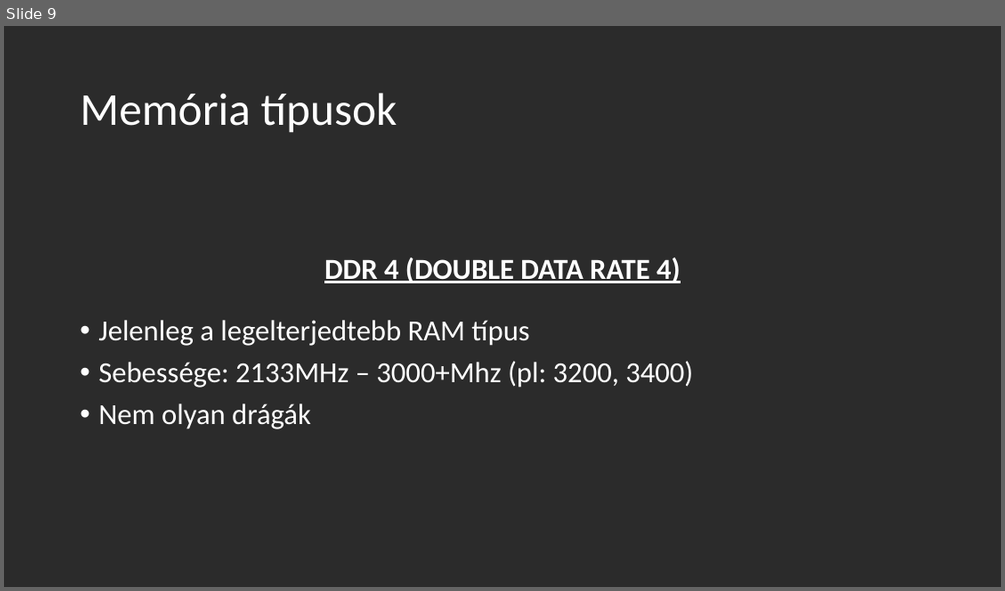
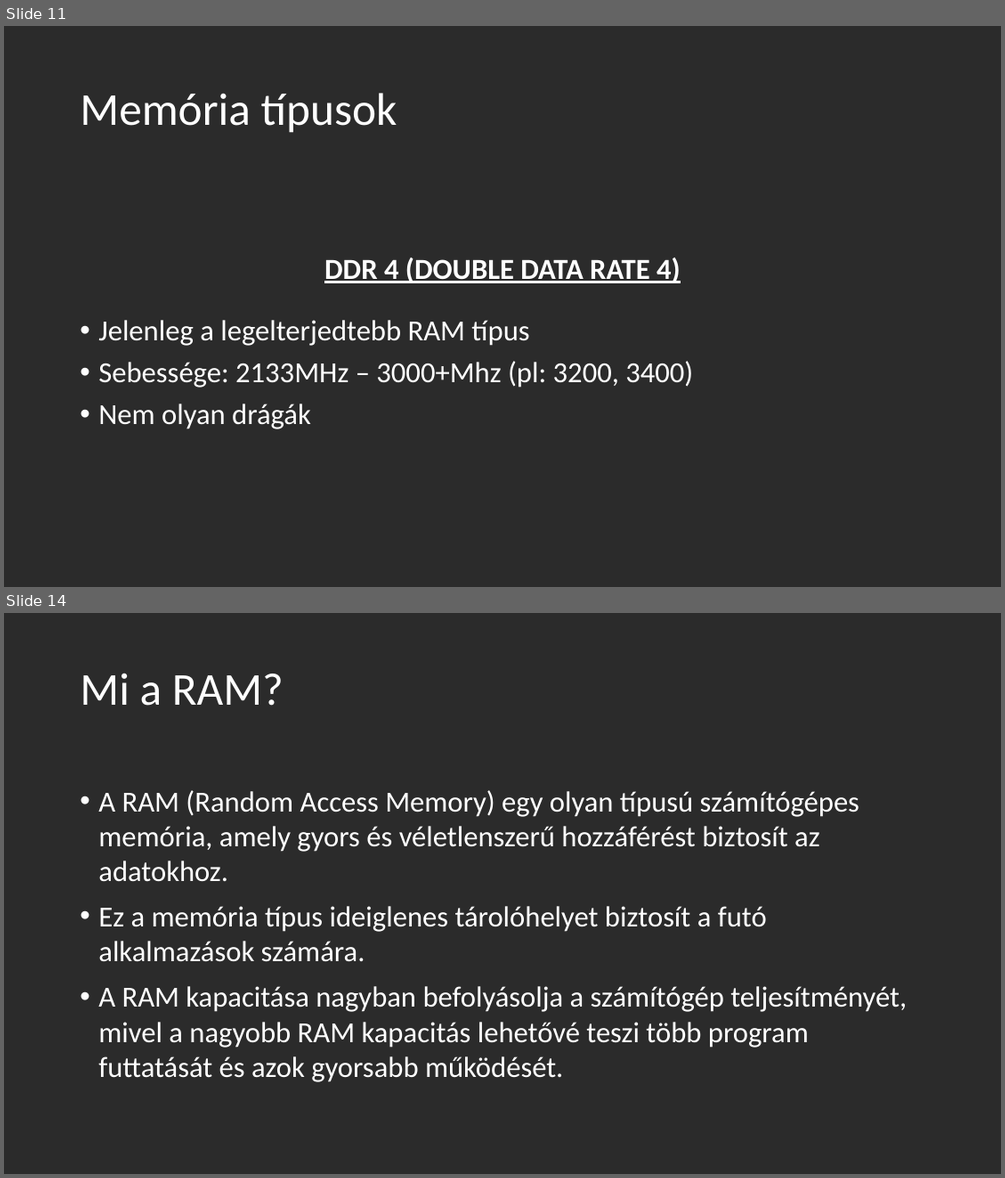
Before and after one commit to OsziMisi/Jozsika, a slide deck: processzor + memoria.pptx. Shown one above the other, each under a label of ours: slide 9 before the commit, slides 11 and 14 after it; the slides between them are not shown. The pictures are 1005x591 and 1005x1178 pixels, drawn with LibreOffice and Linux fonts; fonts in the diff are those of the drawing; background and template pictures are left out; a plain dark background stands for a picture behind light text. Boxes give left, top, right and bottom in pixels: in the first picture for what was removed or moved away, otherwise in the second. Text is boxed around its words. In the diff, an @@ line names an element or a change of style, - is before the commit and + after.

```diff
--- a/processzor + memoria.pptx
+++ b/processzor + memoria.pptx
@@ slide 14 added at <box>4,613,1001,1174</box>, background picture (left out) @@
@@ title added at <box>80,673,283,706</box>, 44 pt, text #FFFFFF @@
+Mi a RAM?
@@ text added at <box>98,790,906,1082</box>, 28 pt, text #FFFFFF @@
+• A RAM (Random Access Memory) egy olyan típusú számítógépes memória, amely gyors és véletlenszerű hozzáférést biztosít az adatokhoz.
+• Ez a memória típus ideiglenes tárolóhelyet biztosít a futó alkalmazások számára.
+• A RAM kapacitása nagyban befolyásolja a számítógép teljesítményét, mivel a nagyobb RAM kapacitás lehetővé teszi több program futtatását és azok gyorsabb működését.
@@ what was slide 9 is now slide 11 @@
```
Also in this commit, not shown: 7 other slides added.
